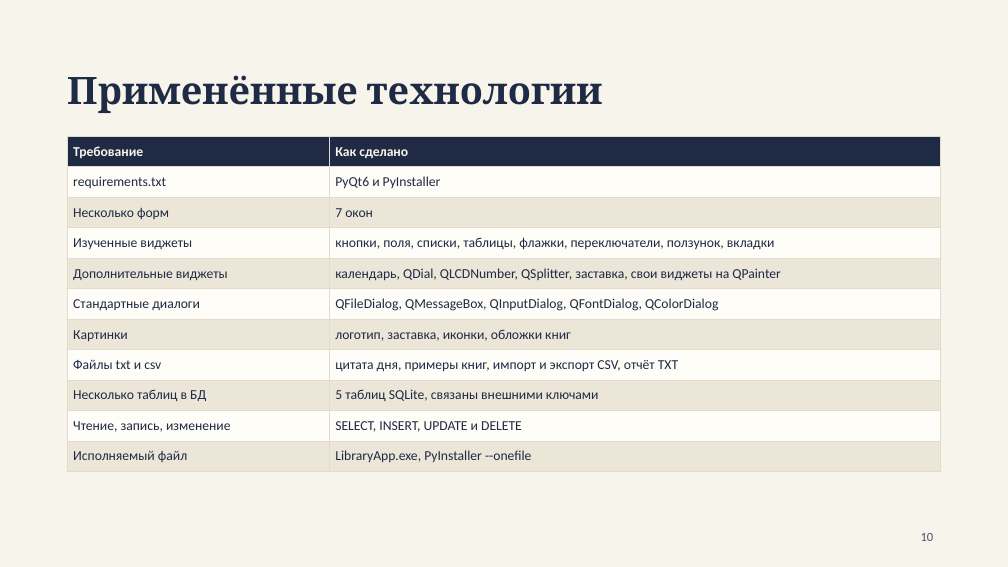
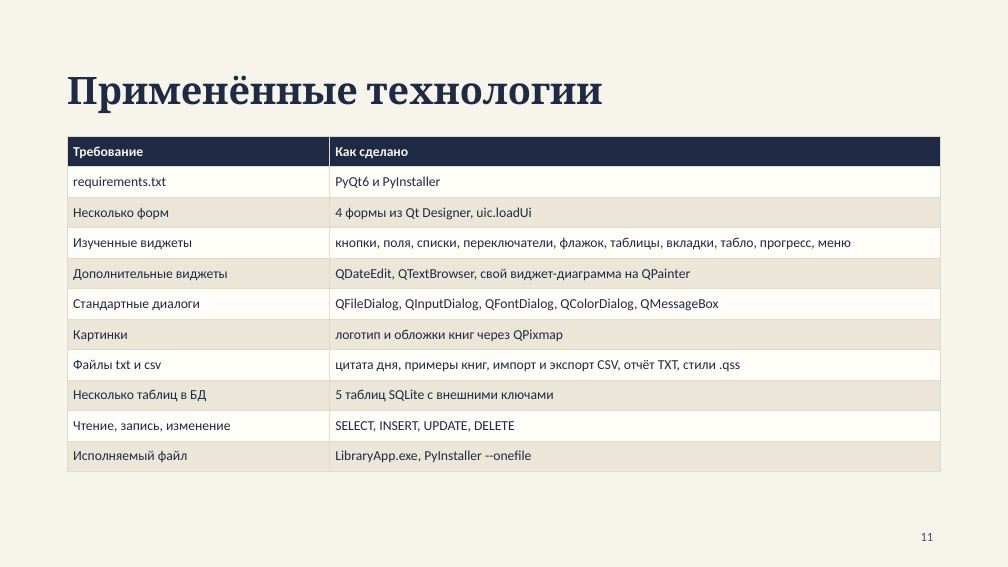
Before and after one commit to monogamie/project, a slide deck: slide 11 of Документы/Презентация.pptx (slide 10 before the commit). Drawn at 1008x567 pixels with LibreOffice and Linux fonts; fonts in the diff are those of the drawing. Boxes give left, top, right and bottom in pixels: in the first picture for what was removed or moved away, otherwise in the second. Text is boxed around its words. In the diff, an @@ line names an element or a change of style, - is before the commit and + after.

```diff
--- a/Документы/Презентация.pptx
+++ b/Документы/Презентация.pptx
@@ table at [67,137,941,467] @@
-row 3, column 2: 7 окон
+row 3, column 2: 4 формы из Qt Designer, uic.loadUi
-row 4, column 2: кнопки, поля, списки, таблицы, флажки, переключатели, ползунок, вкладки
+row 4, column 2: кнопки, поля, списки, переключатели, флажок, таблицы, вкладки, табло, прогресс, меню
-row 5, column 2: календарь, QDial, QLCDNumber, QSplitter, заставка, свои виджеты на QPainter
+row 5, column 2: QDateEdit, QTextBrowser, свой виджет-диаграмма на QPainter
-row 6, column 2: QFileDialog, QMessageBox, QInputDialog, QFontDialog, QColorDialog
+row 6, column 2: QFileDialog, QInputDialog, QFontDialog, QColorDialog, QMessageBox
-row 7, column 2: логотип, заставка, иконки, обложки книг
+row 7, column 2: логотип и обложки книг через QPixmap
-row 8, column 2: цитата дня, примеры книг, импорт и экспорт CSV, отчёт TXT
+row 8, column 2: цитата дня, примеры книг, импорт и экспорт CSV, отчёт TXT, стили .qss
-row 9, column 2: 5 таблиц SQLite, связаны внешними ключами
+row 9, column 2: 5 таблиц SQLite с внешними ключами
-row 10, column 2: SELECT, INSERT, UPDATE и DELETE
+row 10, column 2: SELECT, INSERT, UPDATE, DELETE
@@ page number at [921,533,934,541]: text changed @@
-10
+11
```
Also in this commit, not shown: 12 other slides changed, 4 slides added, 2 slides removed, 7 other files.
